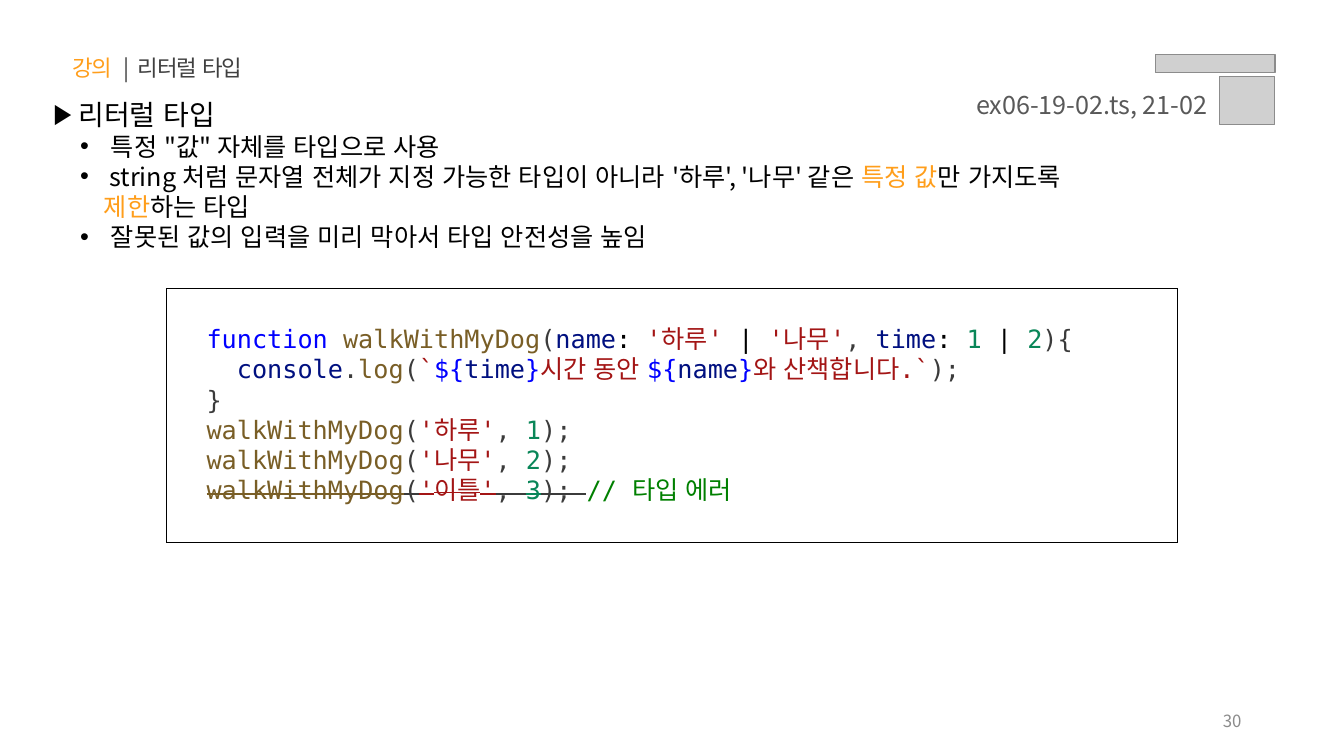
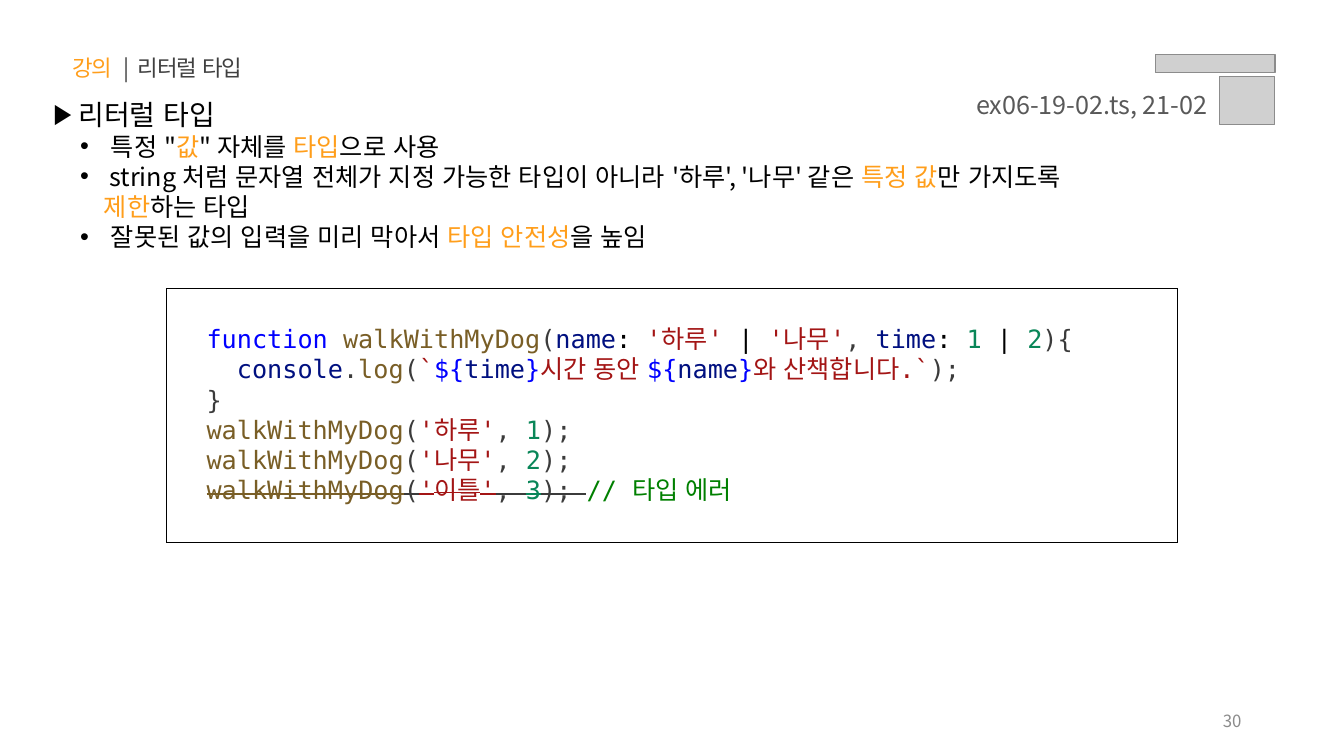
Before and after one commit to yebin-jeong/learn-js, a slide deck: slide 30 of PPT/06.자바스크립트 - 타입스크립트.pptx. Drawn at 1344x756 pixels with LibreOffice and Linux fonts; fonts in the diff are those of the drawing; grey boxes stand for pictures. Boxes give left, top, right and bottom in pixels: in the first picture for what was removed or moved away, otherwise in the second. Text is boxed around its words. In the diff, an @@ line names an element or a change of style, - is before the commit and + after.

```diff
--- a/PPT/06.자바스크립트 - 타입스크립트.pptx
+++ b/PPT/06.자바스크립트 - 타입스크립트.pptx
@@ text at <box>111,135,647,248</box>: text colour #000000 to #FF9E1B in ""값" 타입으로", "타입 안전성을" @@
```
Also in this commit, not shown: 1 other slide changed.
